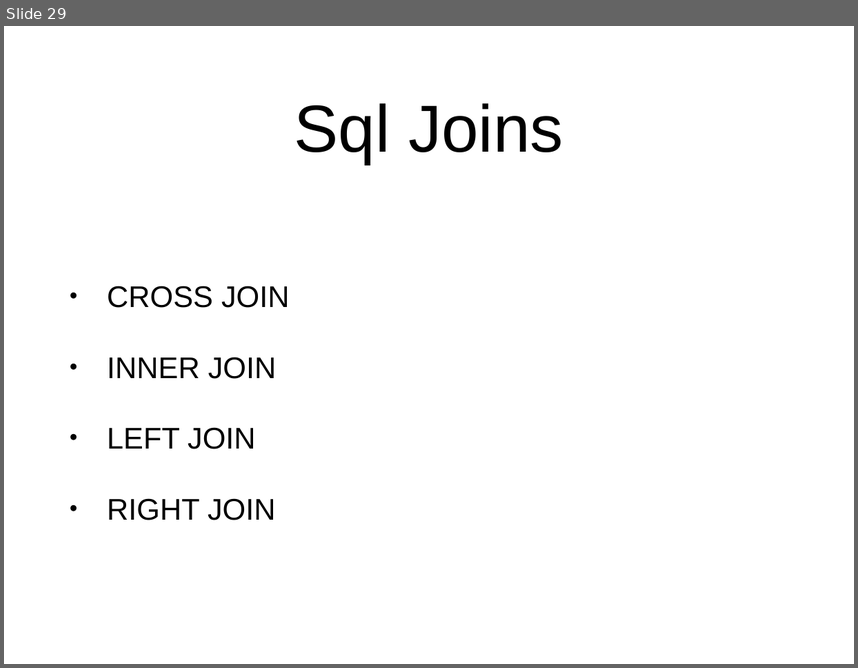
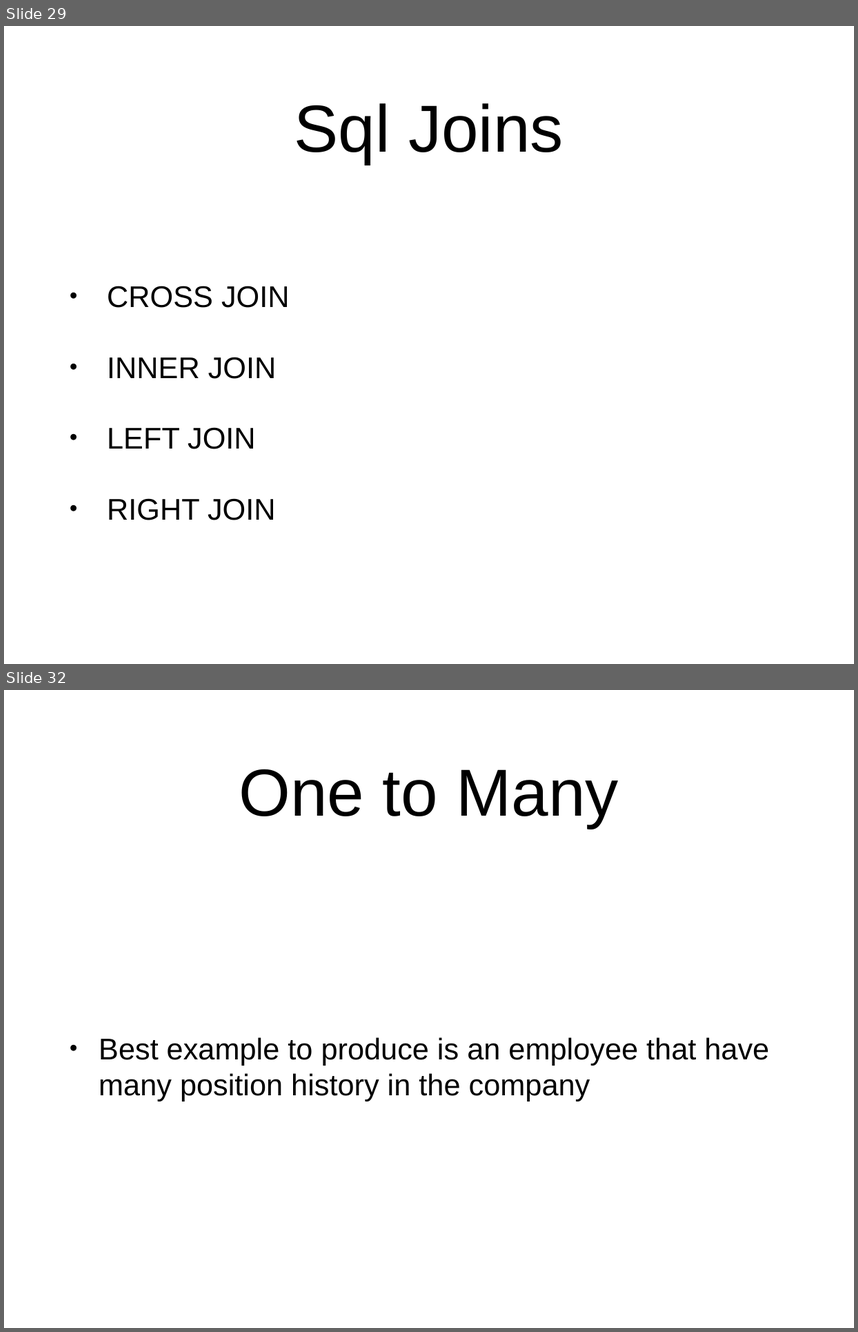
Before and after one commit to Roncy13/week-5, a slide deck: week-5.pptx. Shown one above the other, each under a label of ours: slide 29 before the commit, slides 29 and 32 after it; the slides between them are not shown. The pictures are 858x668 and 858x1332 pixels, drawn with LibreOffice and Linux fonts; fonts in the diff are those of the drawing. Boxes give left, top, right and bottom in pixels: in the first picture for what was removed or moved away, otherwise in the second. Text is boxed around its words. In the diff, an @@ line names an element or a change of style, - is before the commit and + after.

```diff
--- a/week-5.pptx
+++ b/week-5.pptx
@@ slide 32 added at [4, 690, 854, 1328], background #FFFFFF @@
@@ title added at [239, 769, 619, 828], 80 pt, text #000000 @@
+One to Many
@@ text added at [99, 1037, 769, 1101], 36 pt, text #000000 @@
+• Best example to produce is an employee that have many position history in the company
```
Also in this commit, not shown: 8 other slides added.
